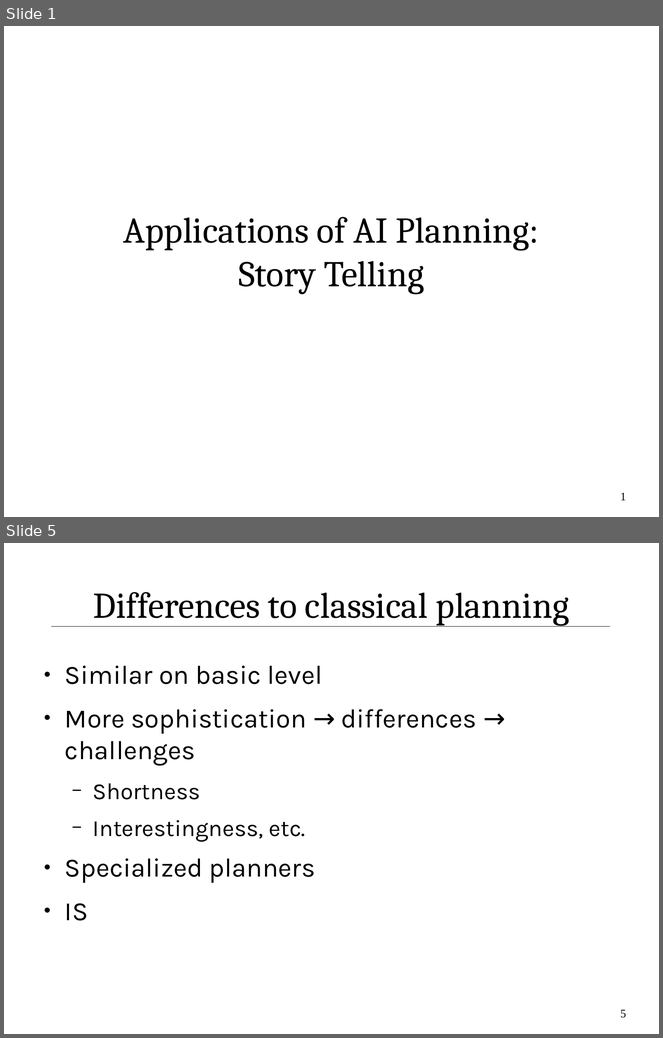
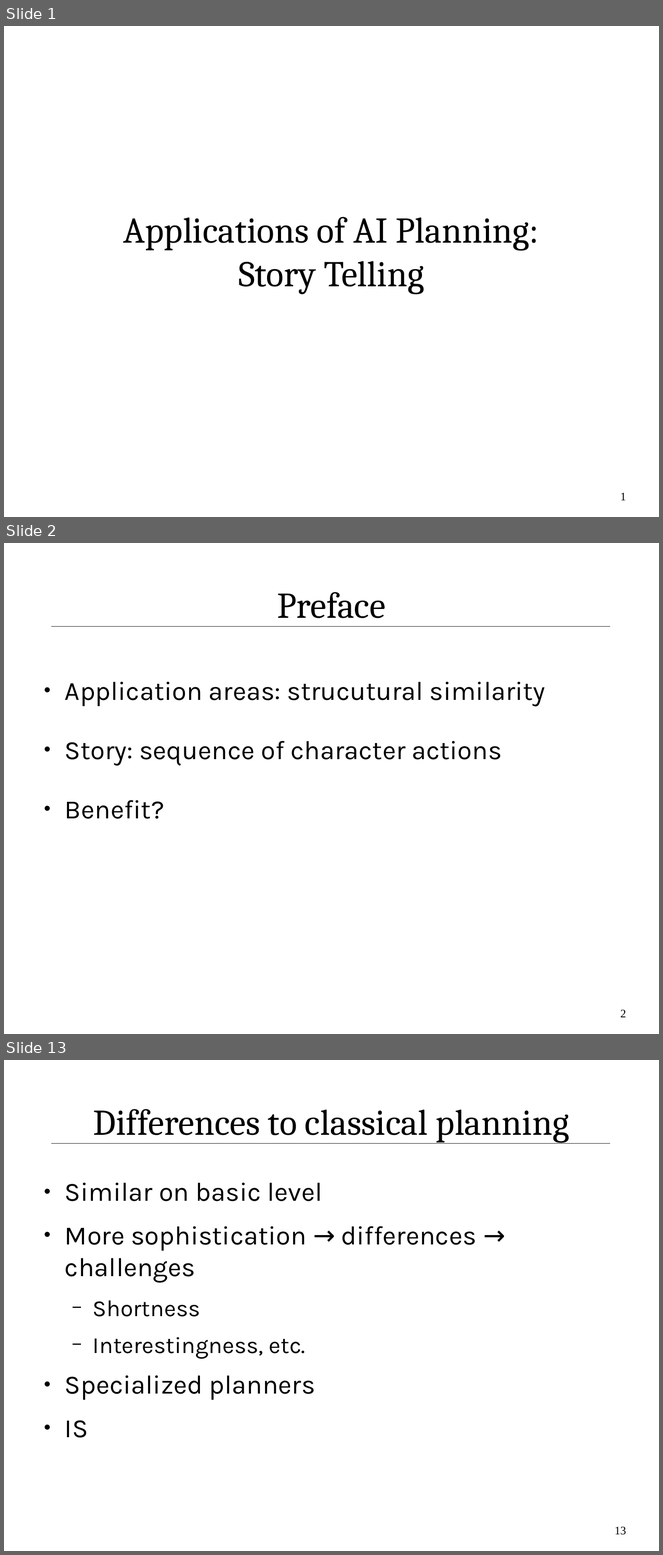
Before and after one commit to IllDepence/ai_seminar, a slide deck: praes/praes.odp. Shown one above the other, each under a label of ours: slides 1 and 5 before the commit, slides 1, 2 and 13 after it; the slides between them are not shown. The pictures are 663x1038 and 663x1555 pixels, drawn with LibreOffice and Linux fonts; fonts in the diff are those of the drawing. Boxes give left, top, right and bottom in pixels: in the first picture for what was removed or moved away, otherwise in the second. Text is boxed around its words. In the diff, an @@ line names an element or a change of style, - is before the commit and + after.

```diff
--- a/praes/praes.odp
+++ b/praes/praes.odp
@@ slide 2 added at bbox=[4, 543, 659, 1034], background #FFFFFF; not listed: 1 template element that a slide beside it also shows @@
@@ title added at bbox=[277, 592, 386, 618], 44 pt, text #000000 @@
+Preface
@@ text added at bbox=[65, 682, 546, 819], 32 pt, text #000000 @@
+● Application areas: strucutural similarity
+● Story: sequence of character actions
+● Benefit?
@@ page number added at bbox=[621, 1010, 626, 1018], 14 pt, text #000000 @@
+2
@@ what was slide 5 is now slide 13 @@
@@ page number at bbox=[615, 1527, 626, 1535]: text changed @@
-5
+13
```
Also in this commit, not shown: 3 slides changed, 7 other slides added.
